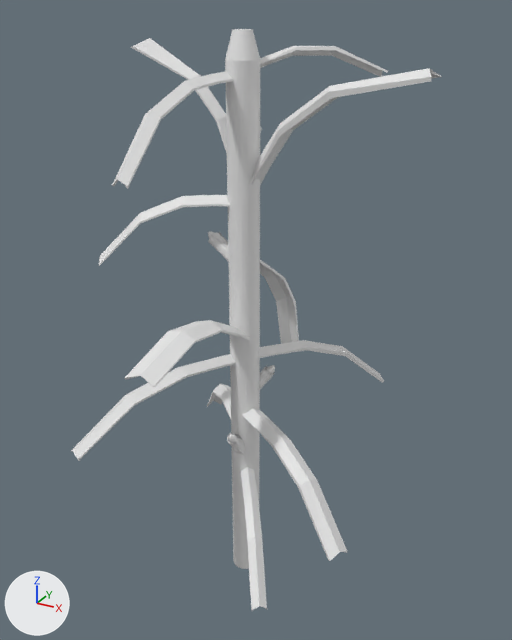
The Blender file Botanical Provision Mark-2/Assets/Models/Mature Corn With corn.blend as it was, and as the next commit left it.
Both versions are drawn from a 50 mm camera at (7.12, -12.45, 13.18) aimed at (0.26, 0.04, 6.94). The axes (+X, +Y, +Z) are drawn at lower left. The lights are the same throughout.

Before the edit, the objects in view are built like this:
```python
me_cube_010 = bpy.data.meshes.new('Cube.010')
me_cube_010.from_pydata(...)  # 30 vertices, 28 faces; spans x -0.21..0.2, y -1.43..1.05, z -0.18..1.4
me_cube_011 = bpy.data.meshes.new('Cube.011')
me_cube_011.from_pydata(...)  # 30 vertices, 28 faces; spans x -0.21..0.2, y -1.43..1.05, z -0.18..1.4
me_cylinder = bpy.data.meshes.new('Cylinder')
me_cylinder.from_pydata(...)  # 93 vertices, 64 faces; spans x -1.13..1.17, y -0.53..0.5, z -6.82..6.82
ob_cube_009 = bpy.data.objects.new('Cube.009', me_cube_010)
ob_cube_009.location = (-0.42, -1.35, 11.87)
ob_cube_009.rotation_euler = (-0.0339, -3.209, -0.146)  # degrees (-1.9, -184, -8.4)
ob_cube_009.scale = (0.805, 1.33, 1.0)
ob_cube_010 = bpy.data.objects.new('Cube.010', me_cube_011)
ob_cube_010.location = (-0.09, -1.35, 7.26)
ob_cube_010.rotation_euler = (0.55, -3.139, -0.00169)  # degrees (32, -180, -0.1)
ob_cube_010.scale = (1.53, 1.33, 1.0)
ob_cylinder = bpy.data.objects.new('Cylinder', me_cylinder)
ob_cylinder.location = (-0.09, 0.15, 6.41)
ob_cylinder.scale = (0.297, 0.696, 0.94)
# also in view: 'Cube.004' at (-1.15, -1.4, 5.27); 'Cube.007' at (0.84, -1.21, 2.36); 'Cube.002' at (-0.03, 1.38, 6.76); 'Cube.003' at (-1.27, 0.19, 11.24); 'Cube.001' at (1.83, -0.11, 10.91)
```
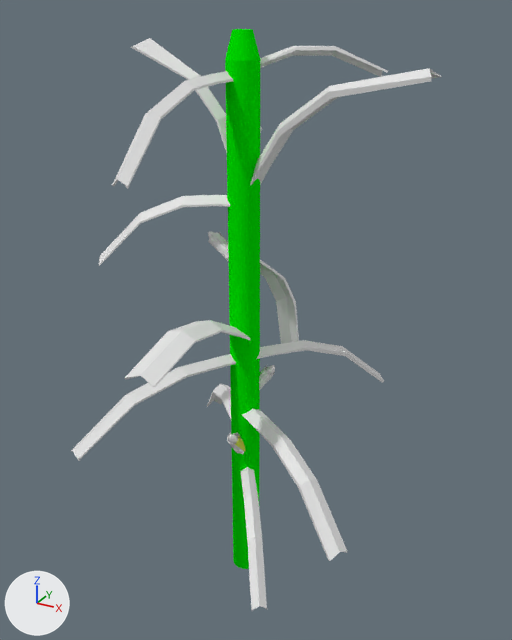
Where the change shows, as pixel boxes [x1, y1, x2, y2] in the pictures (512 x 640 px):
'Cylinder', recoloured (grey to green)
    both: [225, 29, 260, 569]

What the commit changed:
Material 'Material.002' (mat_material_002) is new.
Its base color is (0.0000911, 0.8, 0.0) (green #00e700).
me_cylinder has 93 vertices, 64 faces and spans x -1.13..1.17, y -0.53..0.5, z -6.82..6.82.
me_cylinder now uses material mat_material_002 (green #00e700).
